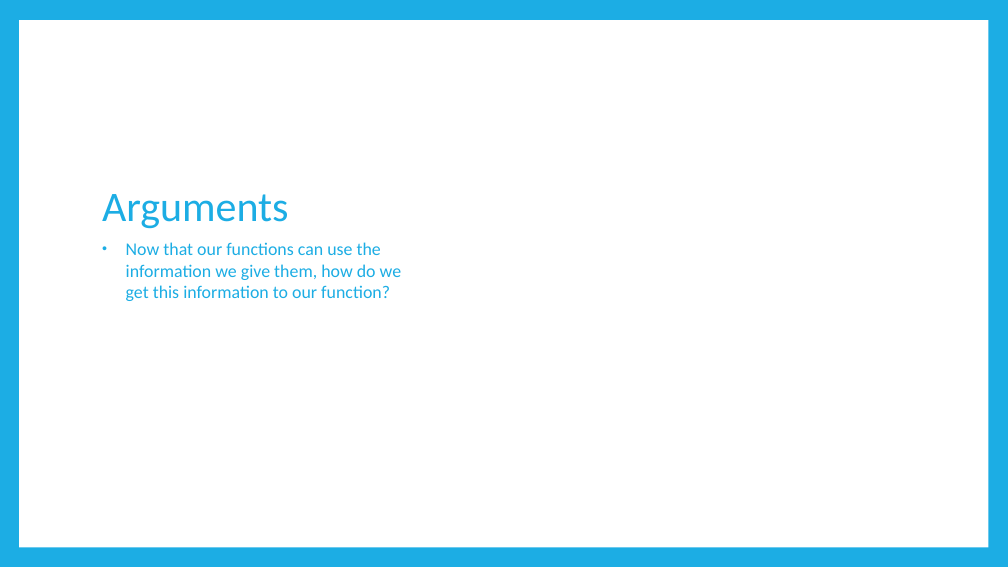
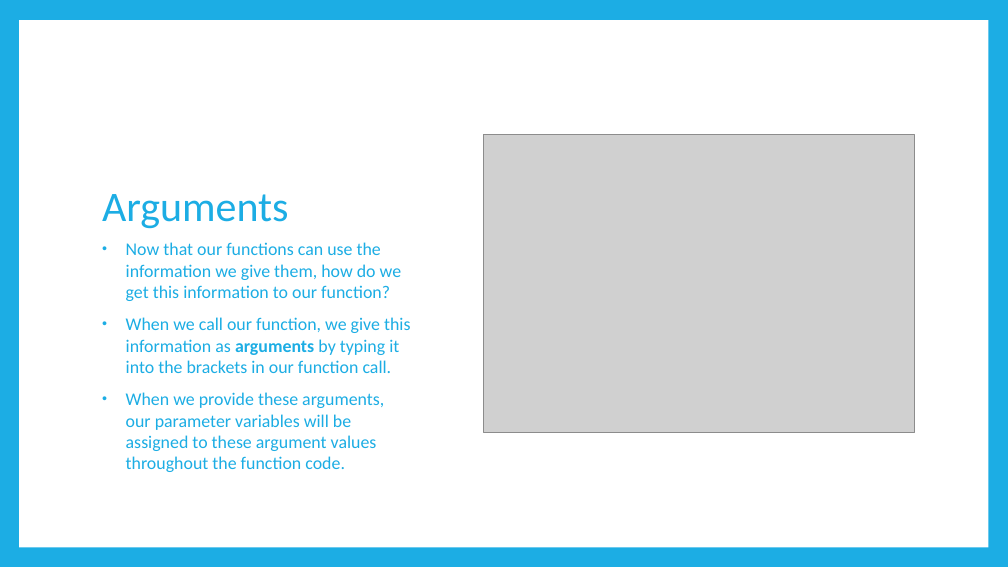
Before and after one commit to TristinSchlauch11/code-ninjas-python, a slide deck: slide 53 of Intro to Python.pptx. Drawn at 1008x567 pixels with LibreOffice and Linux fonts; fonts in the diff are those of the drawing; grey boxes stand for pictures. Boxes give left, top, right and bottom in pixels: in the first picture for what was removed or moved away, otherwise in the second. Text is boxed around its words. In the diff, an @@ line names an element or a change of style, - is before the commit and + after.

Commit message:
Updated presentation

```diff
--- a/Intro to Python.pptx
+++ b/Intro to Python.pptx
@@ picture added at bbox=[484, 135, 915, 432] @@
@@ text at bbox=[126, 317, 410, 472]: paragraphs added @@
+• When we call our function, we give this information as arguments by typing it into the brackets in our function call.
+• When we provide these arguments, our parameter variables will be assigned to these argument values throughout the function code.
```
Also in this commit, not shown: 1 other slide changed.
